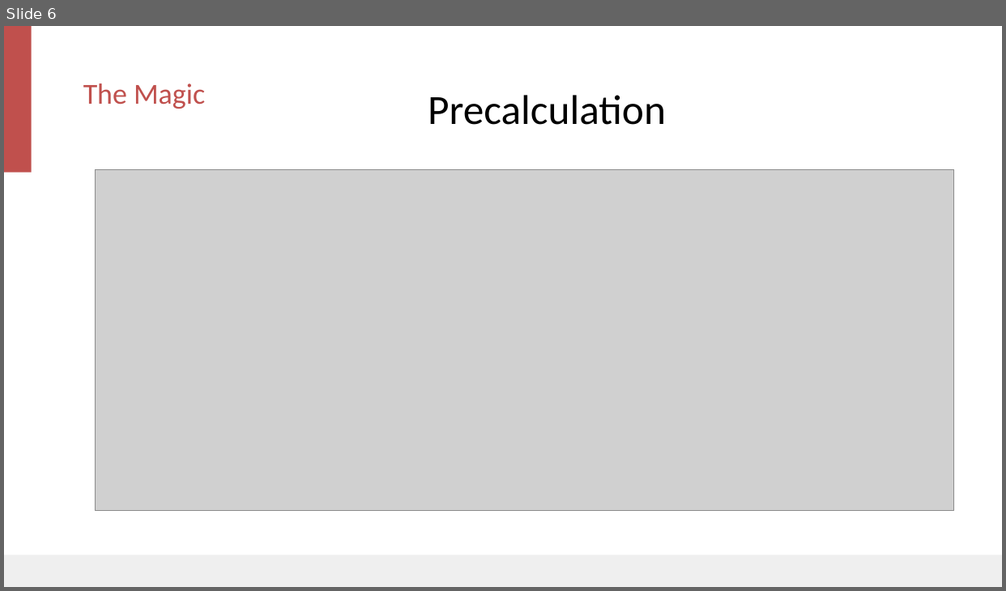
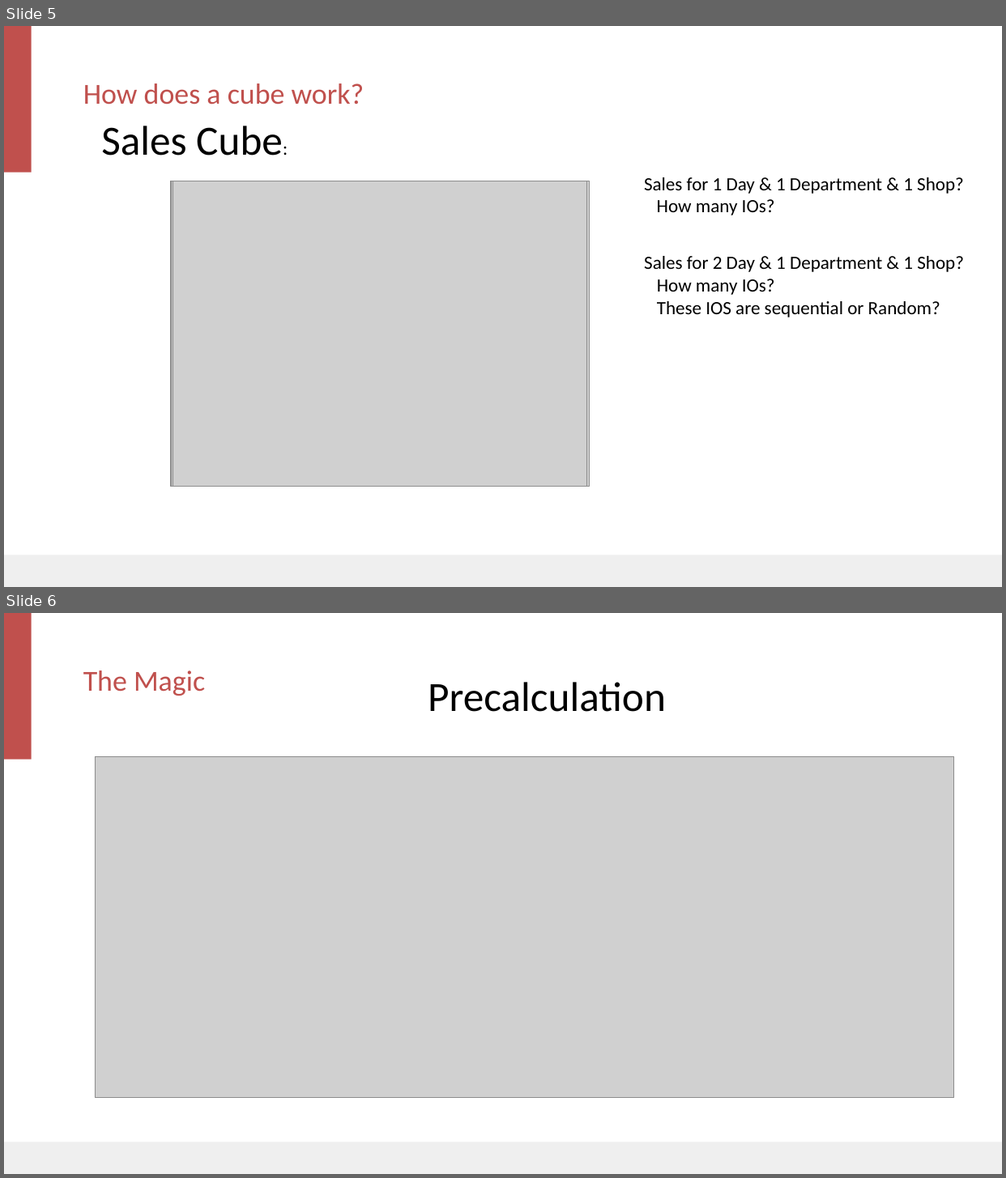
Before and after one commit to albertoRamon/Kylin, a slide deck: KylinMeetupMadrid/Apache Kylin Intro - Alb.pptx. Shown one above the other, each under a label of ours: slide 6 before the commit, slides 5 and 6 after it. The pictures are 1006x591 and 1006x1178 pixels, drawn with LibreOffice and Linux fonts; fonts in the diff are those of the drawing; grey boxes stand for pictures; background and template pictures are left out. Boxes give left, top, right and bottom in pixels: in the first picture for what was removed or moved away, otherwise in the second. Text is boxed around its words. In the diff, an @@ line names an element or a change of style, - is before the commit and + after.

```diff
--- a/KylinMeetupMadrid/Apache Kylin Intro - Alb.pptx
+++ b/KylinMeetupMadrid/Apache Kylin Intro - Alb.pptx
@@ slide 5 added at [4,26,1002,587], background #FFFFFF; not listed: 2 template elements that a slide beside it also shows @@
@@ text added at [83,84,364,105], 28 pt, text #C0504D @@
+How does a cube work?
@@ text added at [101,126,283,156], 40 pt, text #000000 @@
+Sales Cube:
@@ picture added at [170,181,588,486] @@
@@ picture added at [172,182,590,486] @@
@@ picture added at [173,182,587,486] @@
@@ text added at [644,177,964,216], 18 pt, text #000000 @@
+Sales for 1 Day & 1 Department & 1 Shop?
+How many IOs?
@@ text added at [644,256,964,318], 18 pt, text #000000 @@
+Sales for 2 Day & 1 Department & 1 Shop?
+How many IOs?
+These IOS are sequential or Random?
```
Also in this commit, not shown: 4 slides changed.
